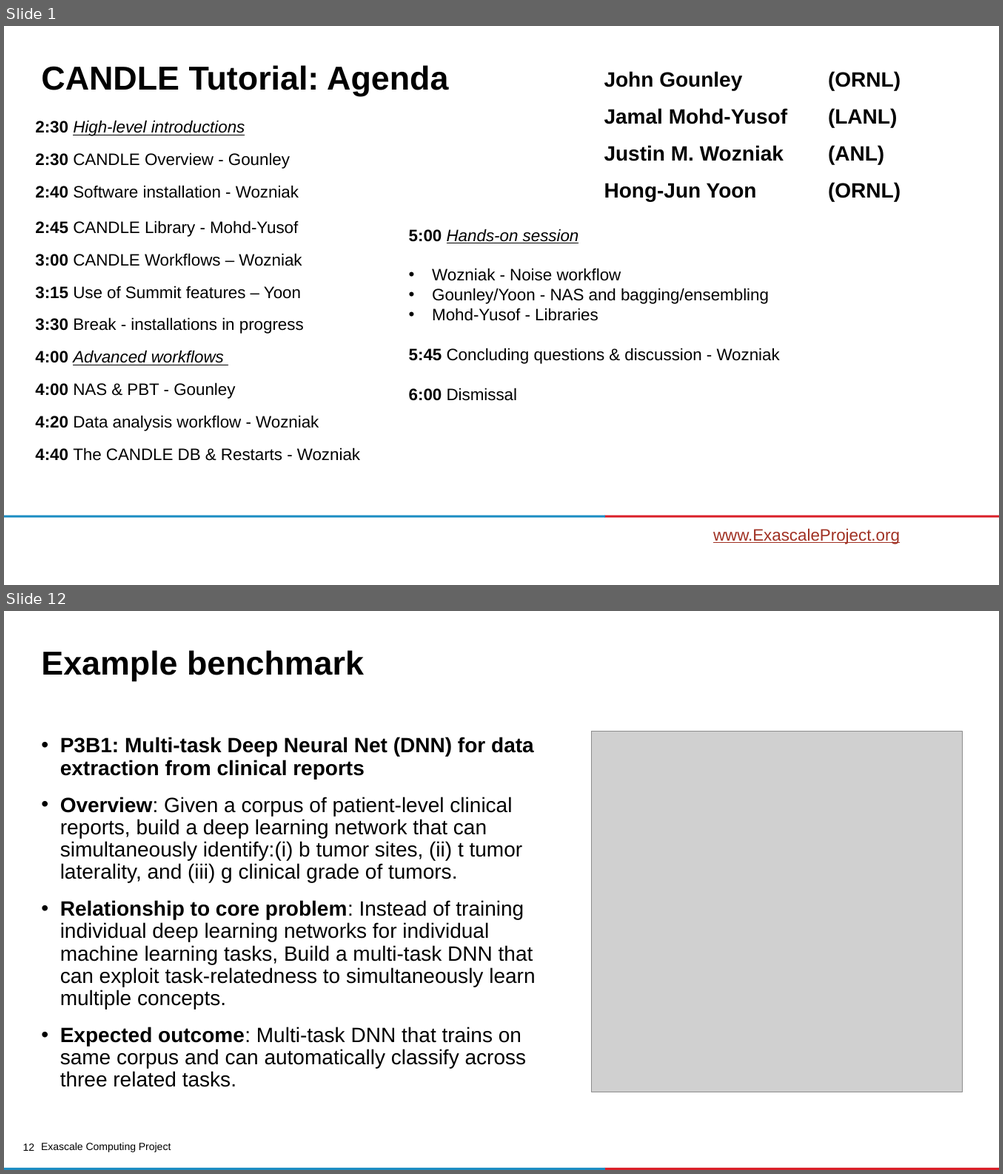
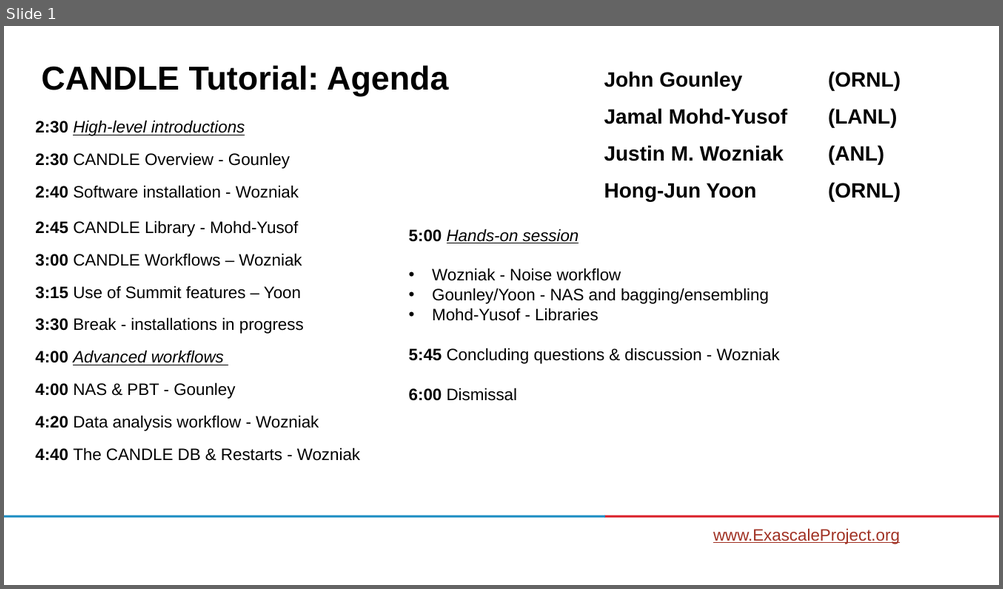
Before and after one commit to ECP-CANDLE/Tutorials, a slide deck: 2020/ECP/slides/00-agenda.pptx. Shown one above the other, each under a label of ours: slides 1 and 12 before the commit, slide 1 after it; the slides between them are not shown. The pictures are 1003x1174 and 1003x589 pixels, drawn with LibreOffice and Linux fonts; fonts in the diff are those of the drawing; grey boxes stand for pictures; background and template pictures are left out. Boxes give left, top, right and bottom in pixels: in the first picture for what was removed or moved away, otherwise in the second. Text is boxed around its words. In the diff, an @@ line names an element or a change of style, - is before the commit and + after.

Commit message:
Remove slides

```diff
--- a/2020/ECP/slides/00-agenda.pptx
+++ b/2020/ECP/slides/00-agenda.pptx
@@ slide 12 removed at bbox=[4, 611, 999, 1170], background #FFFFFF @@
@@ title removed at bbox=[41, 650, 364, 681] @@
-Example benchmark
@@ text removed at bbox=[60, 737, 535, 1068] @@
-• P3B1: Multi-task Deep Neural Net (DNN) for data extraction from clinical reports
-• Overview: Given a corpus of patient-level clinical reports, build a deep learning network that can simultaneously identify:(i) b tumor sites, (ii) t tumor laterality, and (iii) g clinical grade of tumors.
-• Relationship to core problem: Instead of training individual deep learning networks for individual machine learning tasks, Build a multi-task DNN that can exploit task-relatedness to simultaneously learn multiple concepts.
-• Expected outcome: Multi-task DNN that trains on same corpus and can automatically classify across three related tasks.
@@ picture removed at bbox=[591, 731, 962, 1092] @@
@@ text removed at bbox=[41, 1143, 170, 1153] @@
-Exascale Computing Project
@@ page number removed at bbox=[23, 1144, 35, 1151] @@
-12
@@ rectangle removed at bbox=[4, 1168, 605, 1170] @@
@@ rectangle removed at bbox=[605, 1168, 999, 1170] @@
```
Also in this commit, not shown: 15 other slides removed.
